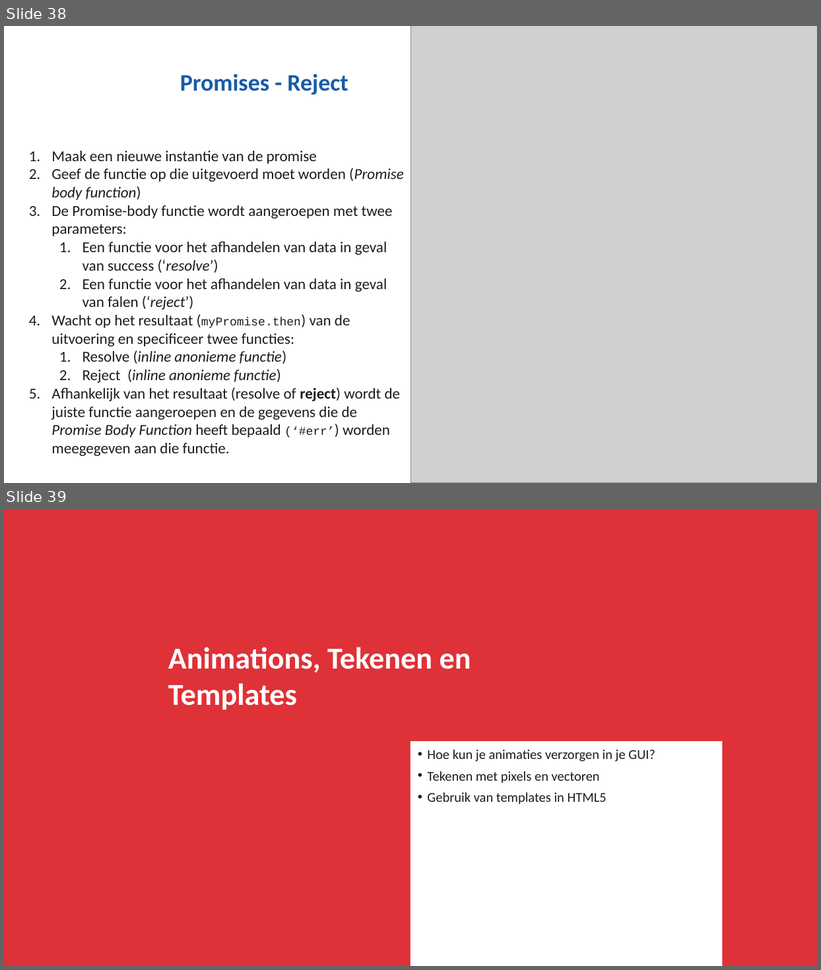
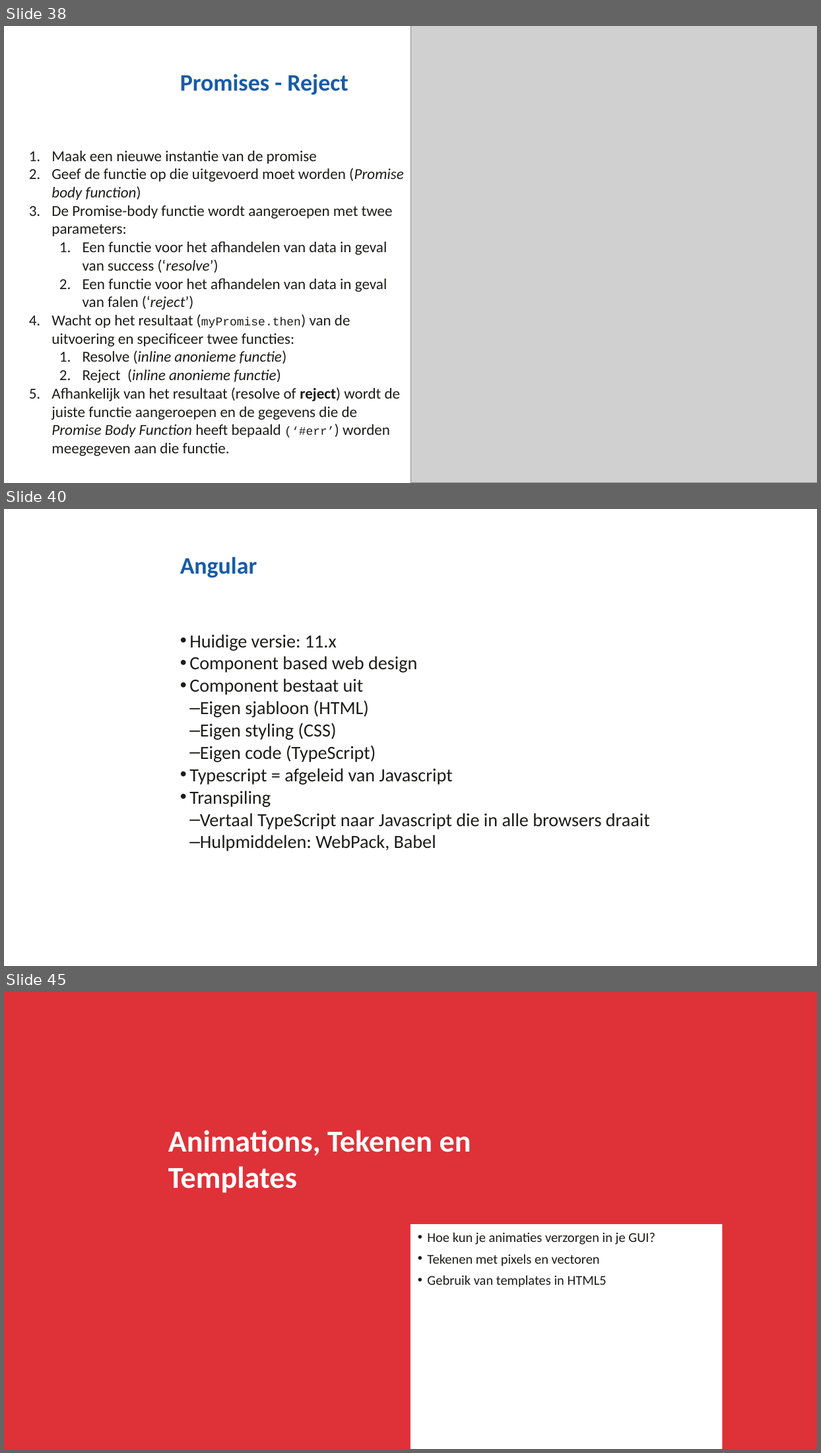
Before and after one commit to NHLStenden/Flex-WebDevelopment-FrontEndDevelopment, a slide deck: Presentatie/Front-End Development.pptx. Shown one above the other, each under a label of ours: slides 38 and 39 before the commit, slides 38, 40 and 45 after it; the slides between them are not shown. The pictures are 821x970 and 821x1453 pixels, drawn with LibreOffice and Linux fonts; fonts in the diff are those of the drawing; grey boxes stand for pictures; background and template pictures are left out. Boxes give left, top, right and bottom in pixels: in the first picture for what was removed or moved away, otherwise in the second. Text is boxed around its words. In the diff, an @@ line names an element or a change of style, - is before the commit and + after.

```diff
--- a/Presentatie/Front-End Development.pptx
+++ b/Presentatie/Front-End Development.pptx
@@ slide 40 added at (x1=4, y1=509, x2=817, y2=966), background #FFFFFF @@
@@ title added at (x1=180, y1=557, x2=257, y2=578), 28 pt, text #185BA7, bold @@
+Angular
@@ text added at (x1=189, y1=634, x2=650, y2=852), 22 pt, text #1C1C1A @@
+• Huidige versie: 11.x
+• Component based web design
+• Component bestaat uit
+  – Eigen sjabloon (HTML)
+  – Eigen styling (CSS)
+  – Eigen code (TypeScript)
+• Typescript = afgeleid van Javascript
+• Transpiling
+  – Vertaal TypeScript naar Javascript die in alle browsers draait
+  – Hulpmiddelen: WebPack, Babel
@@ what was slide 39 is now slide 45 @@
```
Also in this commit, not shown: 1 slide changed, 4 other slides added, 10 other files.
